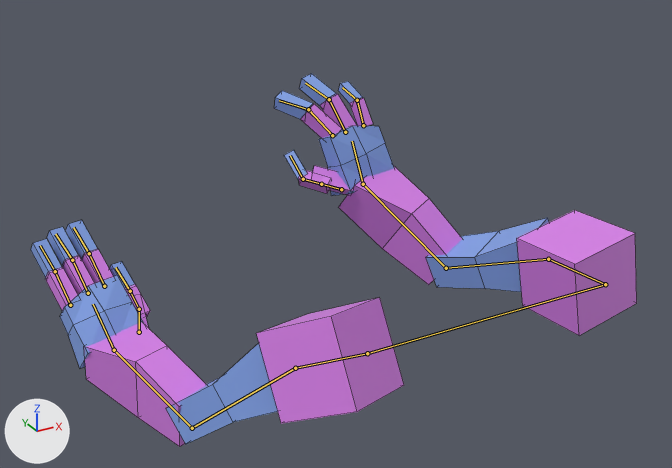
The Blender file assets/raw/arms.blend: old version first, new version second.
Before and after are seen from a 50 mm lens placed at (-3.62, -5.33, 2.97), pointed at (-0.56, 0.23, 0.19). Every picture has the same lights, and +X, +Y and +Z are marked at lower left. Both versions are drawn at frame 1 of the action 'Parry'; the numbers are the values there. The bones that bend it are drawn over the model as lines. Mesh edges are drawn as thin lines.
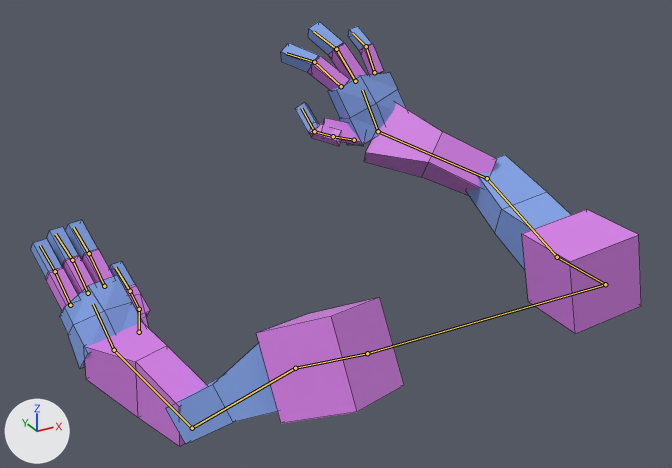
Boxes (x1, y1, x2, y2) around the edits, measured in the pictures (672 x 468 px):
```json
{"object": "Cube", "change": "posed", "before": [31, 73, 637, 447], "after": [31, 21, 641, 447], "on screen": "14% taller"}
{"bone": "shoulder_r", "before": "(605, 284) to (548, 259)", "after": "(605, 284) to (557, 257)"}
{"bone": "upper_r", "before": "(548, 259) to (446, 268)", "after": "(557, 257) to (487, 178)"}
{"bone": "lower_r", "before": "(446, 268) to (363, 184)", "after": "(487, 178) to (378, 131)"}
{"bone": "palm_r", "before": "(363, 184) to (352, 141)", "after": "(378, 131) to (362, 90)"}
```

Scene script edits in JSON lines:
```json
{"block": "bone_shoulder_r", "where": "bone_shoulder_r = bpy.data.objects['Armature'].pose.bones['shoulder_r']  # child of 'clav_r'"}
{"op": "set", "path": "bone_shoulder_r.rotation_quaternion", "old": "(0.996, -0.02, -0.083, 0.028)", "new": "(0.995, -0.025, -0.084, -0.046)", "note": "degrees (-3, -10, 3) -> degrees (-2, -10, -5)"}
{"block": "bone_upper_r", "where": "bone_upper_r = bpy.data.objects['Armature'].pose.bones['upper_r']  # child of 'shoulder_r'"}
{"op": "set", "path": "bone_upper_r.rotation_quaternion", "old": "(0.973, -0.108, -0.043, 0.199)", "new": "(0.973, 0.227, 0.021, 0.032)", "note": "degrees (-13, -2, 23) -> degrees (26, 2, 4)"}
{"block": "bone_lower_r", "where": "bone_lower_r = bpy.data.objects['Armature'].pose.bones['lower_r']  # child of 'upper_r'"}
{"op": "set", "path": "bone_lower_r.rotation_quaternion", "old": "(0.882, 0.468, -0.026, -0.005)", "new": "(0.908, 0.167, -0.202, 0.326)", "note": "degrees (56, -2, -2) -> degrees (11, -28, 37)"}
{"block": "bone_palm_r", "where": "bone_palm_r = bpy.data.objects['Armature'].pose.bones['palm_r']  # child of 'lower_r'"}
{"op": "set", "path": "bone_palm_r.rotation_quaternion", "old": "(0.96, 0.249, -0.112, -0.055)", "new": "(0.929, 0.238, -0.006, -0.283)", "note": "degrees (30, -11, -9) -> degrees (27, 7, -32)"}
```
